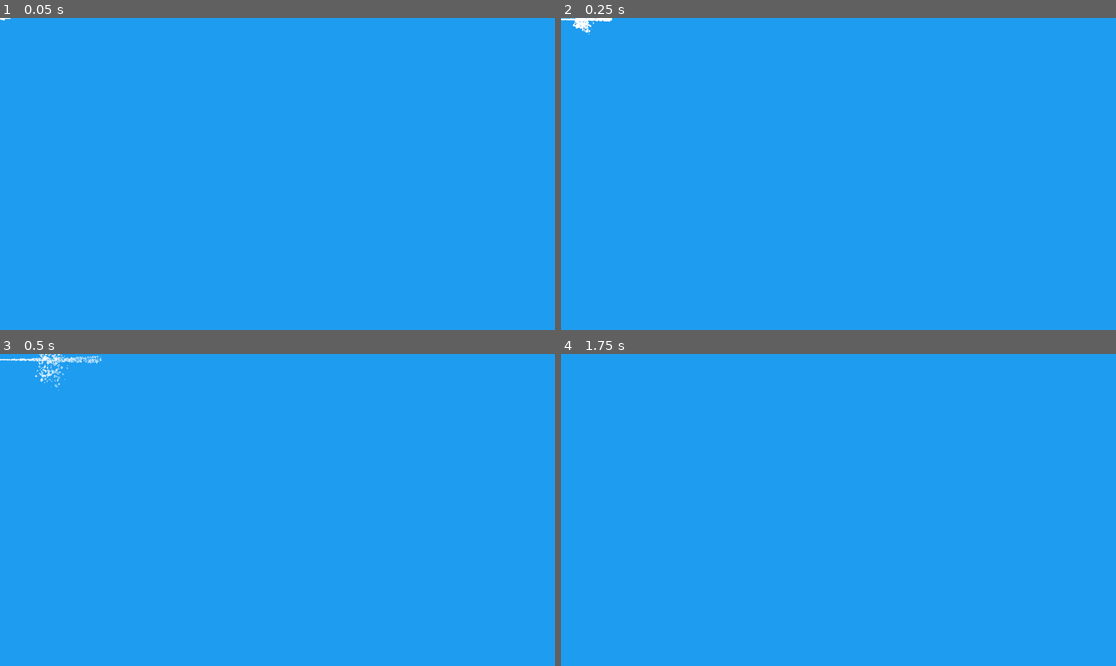
Above: before the commit, frames 1-4 (two rows, left to right).
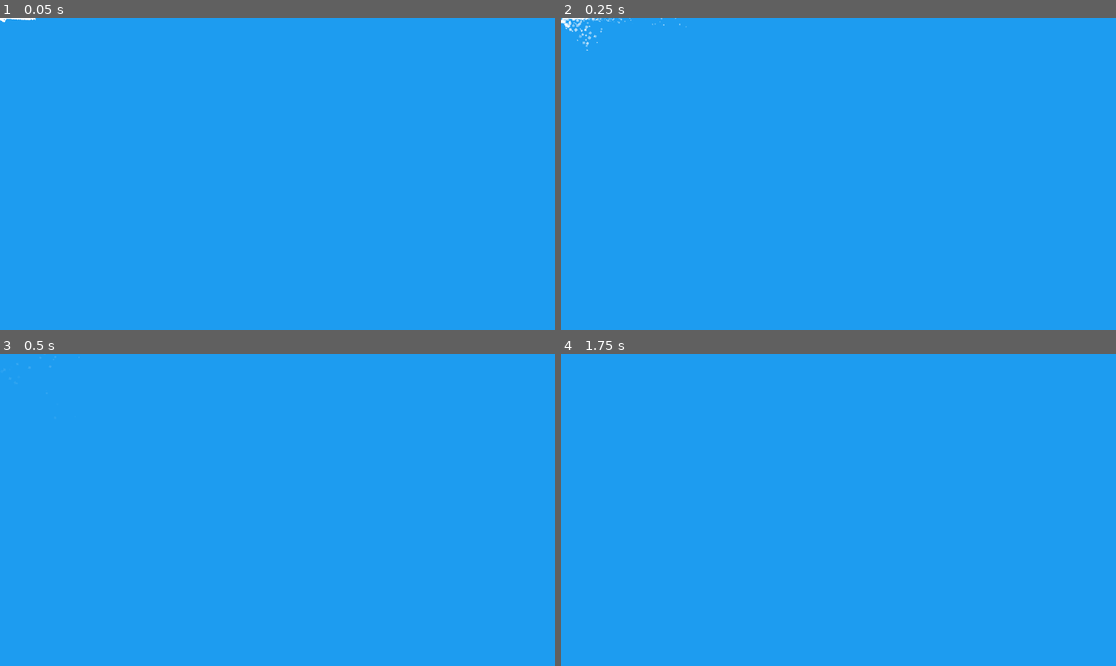
Above: after the commit, the same moments.

Repository: a0fefd/blobs-with-guns-remastered
Game: Godot game, scene res://scenes/blobs/blob_gore.tscn
Two runs of this game, one before a commit and one after it. Both use one fixed random seed, a clock stepped at 60 frames per second and the inputs below. This scene is started directly instead of the project's main scene.
Inputs (mouse positions are in pixels of both pictures, inside the frame that each line leads up to):
- Up to frame 1 (0.05 s): no input
- Up to frame 2 (0.25 s): no input
- Up to frame 3 (0.5 s): no input
- Up to frame 4 (1.75 s): move the mouse to (960, 494) at 0.52 s; press the mouse at (960, 494) at 0.53 s; tap Enter at 1.25 s; move the mouse to (727, 525) at 1.27 s; release the mouse at (727, 525) at 1.28 s; tap F (focus) at 1.35 s

The runs differ from the first frame. In frame 1, less than 0.1% of the frame differs, in the area x 0-7%, y 0-2%; in frame 2, 0.3%; in frame 3, 0.4%, in the area x 0-19%, y 0-12%; in frame 4, nothing differs.

Commit message:
Update blob_gore.tscn

Diff:
--- a/scenes/blobs/blob_gore.tscn
+++ b/scenes/blobs/blob_gore.tscn
@@ -68,31 +68,37 @@
 
 [node name="WideSpray" type="CPUParticles2D" parent="."]
 emitting = false
-amount = 300
+amount = 100
 one_shot = true
+speed_scale = 2.0
 explosiveness = 0.9
 randomness = 1.0
 lifetime_randomness = 0.42
-spread = 30.0
+spread = 50.0
 gravity = Vector2(0, 98)
-initial_velocity_min = 200.0
-initial_velocity_max = 300.0
+initial_velocity_max = 200.0
 angular_velocity_min = -500.0
 angular_velocity_max = 500.0
-scale_amount_max = 5.0
+scale_amount_min = 2.0
+scale_amount_max = 6.0
 color_ramp = ExtResource("1_u40ey")
 
 [node name="DirectionalSpray" type="CPUParticles2D" parent="."]
 amount = 700
+lifetime = 0.8
 one_shot = true
+speed_scale = 2.0
 explosiveness = 1.0
 randomness = 1.0
 lifetime_randomness = 0.42
-spread = 2.0
+spread = 3.0
 gravity = Vector2(0, 98)
-initial_velocity_max = 420.0
+initial_velocity_min = 100.0
+initial_velocity_max = 800.0
 angular_velocity_min = -200.0
 angular_velocity_max = 200.0
+damping_min = 1000.0
+damping_max = 10000.0
 scale_amount_max = 3.0
 color_ramp = ExtResource("1_u40ey")
 
